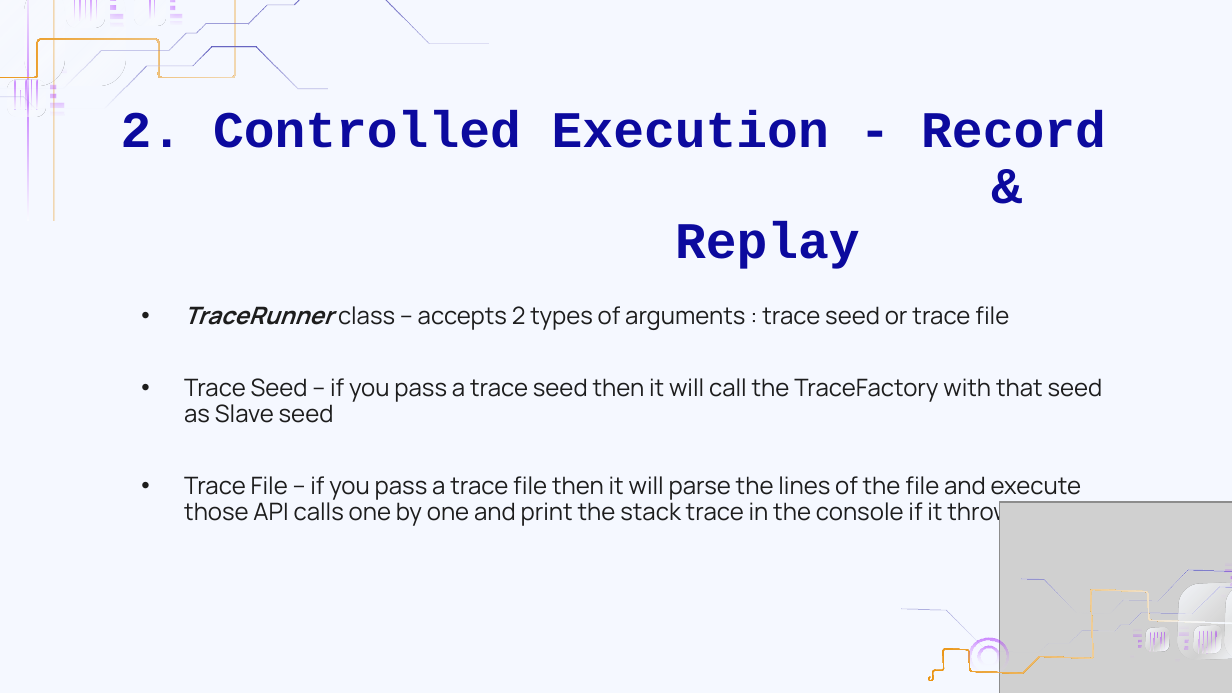
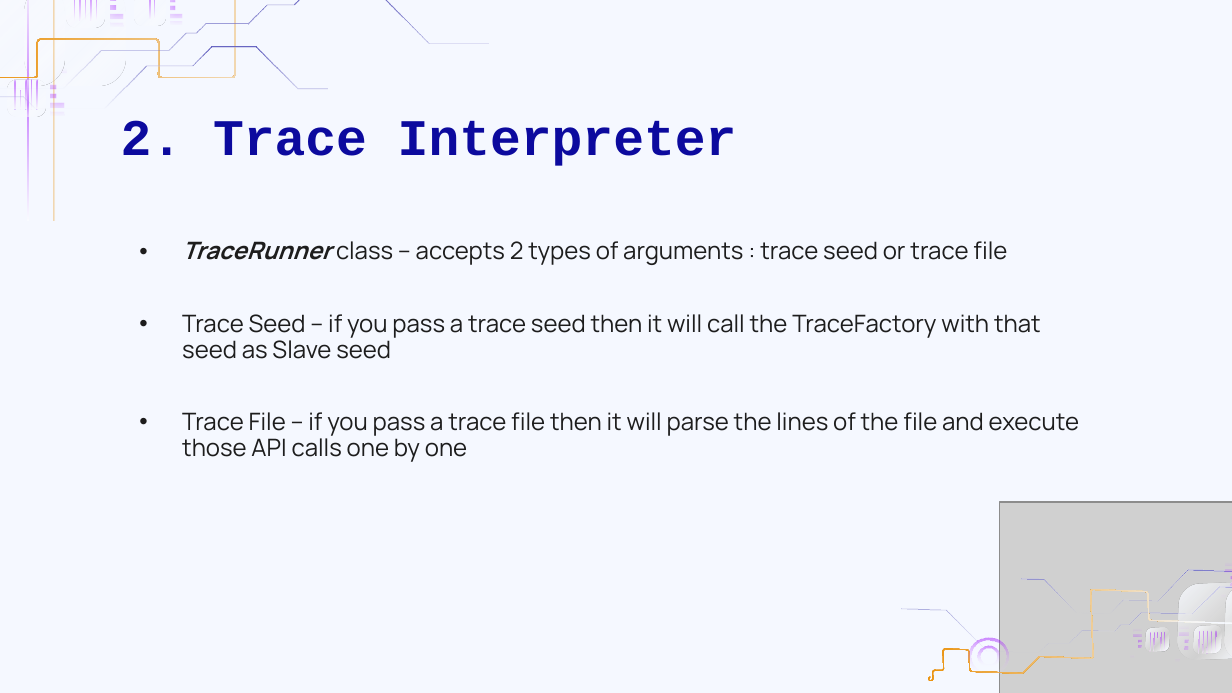
Before and after one commit to Irisi99/SAT4J-API-Fuzzing, a slide deck: slide 17 of Slides.pptx (slide 14 before the commit). Drawn at 1232x693 pixels with LibreOffice and Linux fonts; fonts in the diff are those of the drawing; grey boxes stand for pictures. Boxes give left, top, right and bottom in pixels: in the first picture for what was removed or moved away, otherwise in the second. Text is boxed around its words. In the diff, an @@ line names an element or a change of style, - is before the commit and + after.

```diff
--- a/Slides.pptx
+++ b/Slides.pptx
@@ title at [121, 120, 737, 166]: text changed @@
-2. Controlled Execution - Record
-& Replay
+2. Trace Interpreter
@@ text "TraceRunner class – accepts 2 ...": place and size @@
-text "TraceRunner class – accepts 2 ..." at [184, 306, 1115, 527]
+text "TraceRunner class – accepts 2 ..." at [182, 241, 1079, 462]
@@ text at [182, 412, 1079, 462]: text changed @@
-• Trace File – if you pass a trace file then it will parse the lines of the file and execute those API calls one by one and print the stack trace in the console if it throws an error
+• Trace File – if you pass a trace file then it will parse the lines of the file and execute those API calls one by one
```
Also in this commit, not shown: 15 other slides changed, 14 slides added, 5 slides removed.
